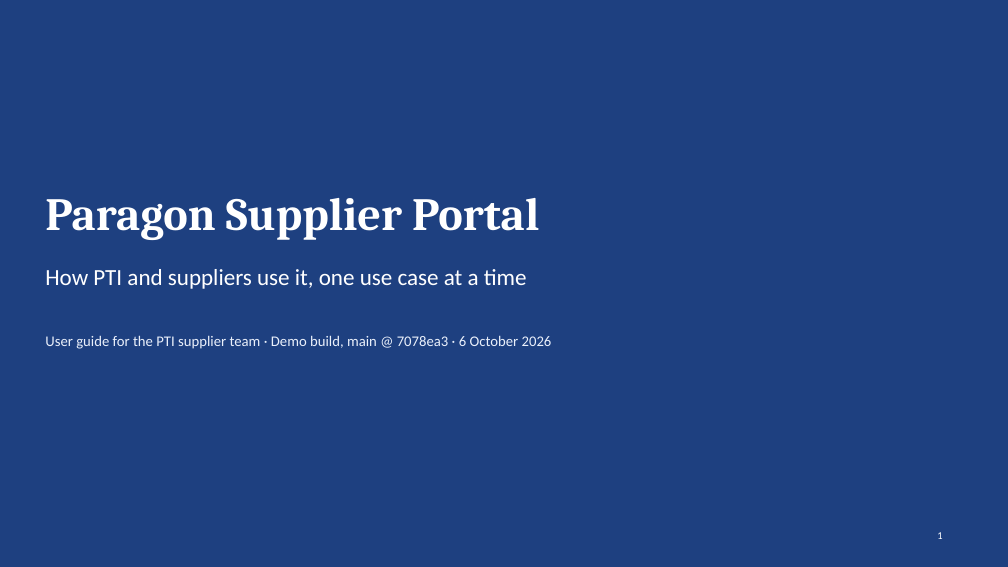
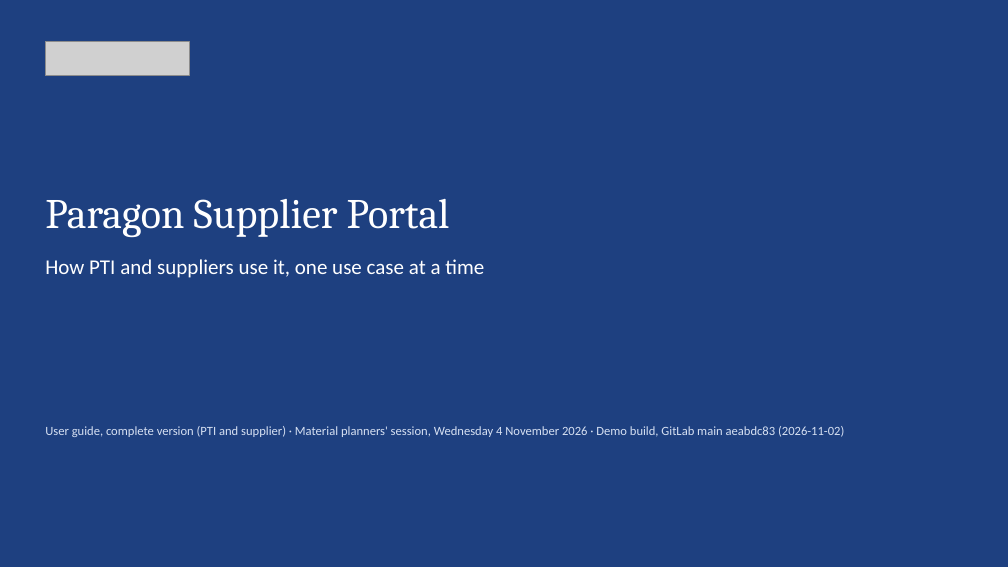
Before and after one commit to javal999/paragon-supplier-portal, a slide deck: slide 1 of docs/supplier-hub/user-guide/Paragon-Supplier-Portal-User-Guide.pptx. Drawn at 1008x567 pixels with LibreOffice and Linux fonts; fonts in the diff are those of the drawing; grey boxes stand for pictures; background and template pictures are left out. Boxes give left, top, right and bottom in pixels: in the first picture for what was removed or moved away, otherwise in the second. Text is boxed around its words. In the diff, an @@ line names an element or a change of style, - is before the commit and + after.

```diff
--- a/docs/supplier-hub/user-guide/Paragon-Supplier-Portal-User-Guide.pptx
+++ b/docs/supplier-hub/user-guide/Paragon-Supplier-Portal-User-Guide.pptx
@@ picture added at <box>45,42,189,76</box> @@
@@ text "Paragon Supplier Portal" at <box>45,199,450,238</box>: size 44 to 40 pt, bold off @@
@@ text "How PTI and suppliers use ..." at <box>45,259,484,278</box>: size 22 to 20 pt; vertical alignment middle to top @@
@@ text removed at <box>45,335,552,349</box> @@
-User guide for the PTI supplier team · Demo build, main @ 7078ea3 · 6 October 2026
@@ text added at <box>45,426,844,437</box>, 12 pt, text #D6E0F2 @@
+User guide, complete version (PTI and supplier) · Material planners' session, Wednesday 4 November 2026 · Demo build, GitLab main aeabdc83 (2026-11-02)
@@ page number removed at <box>937,532,942,539</box> @@
-1
```
Also in this commit, not shown: 26 other slides changed, 36 slides added, 42 slides removed, 11 other files.
